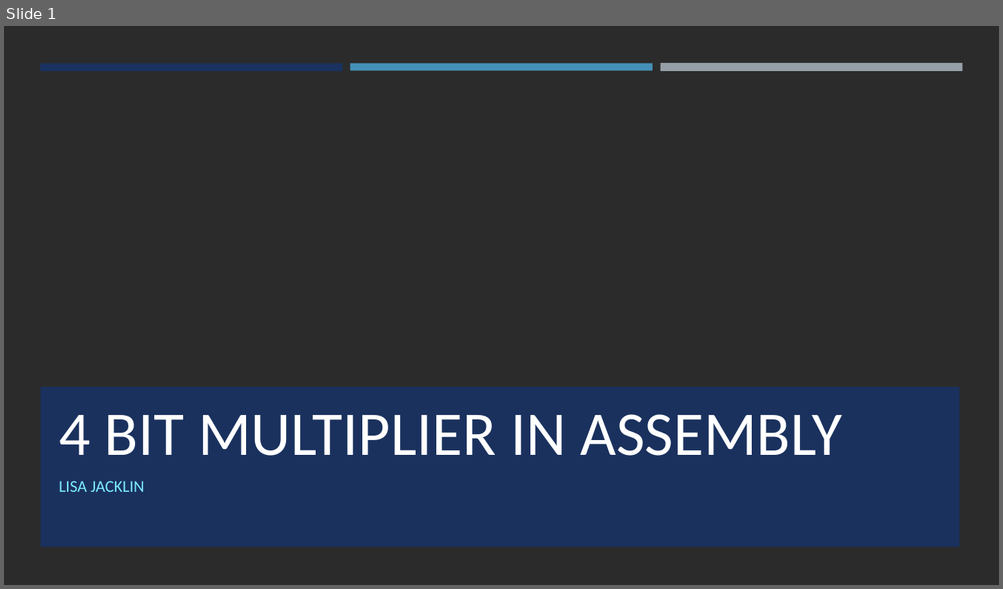
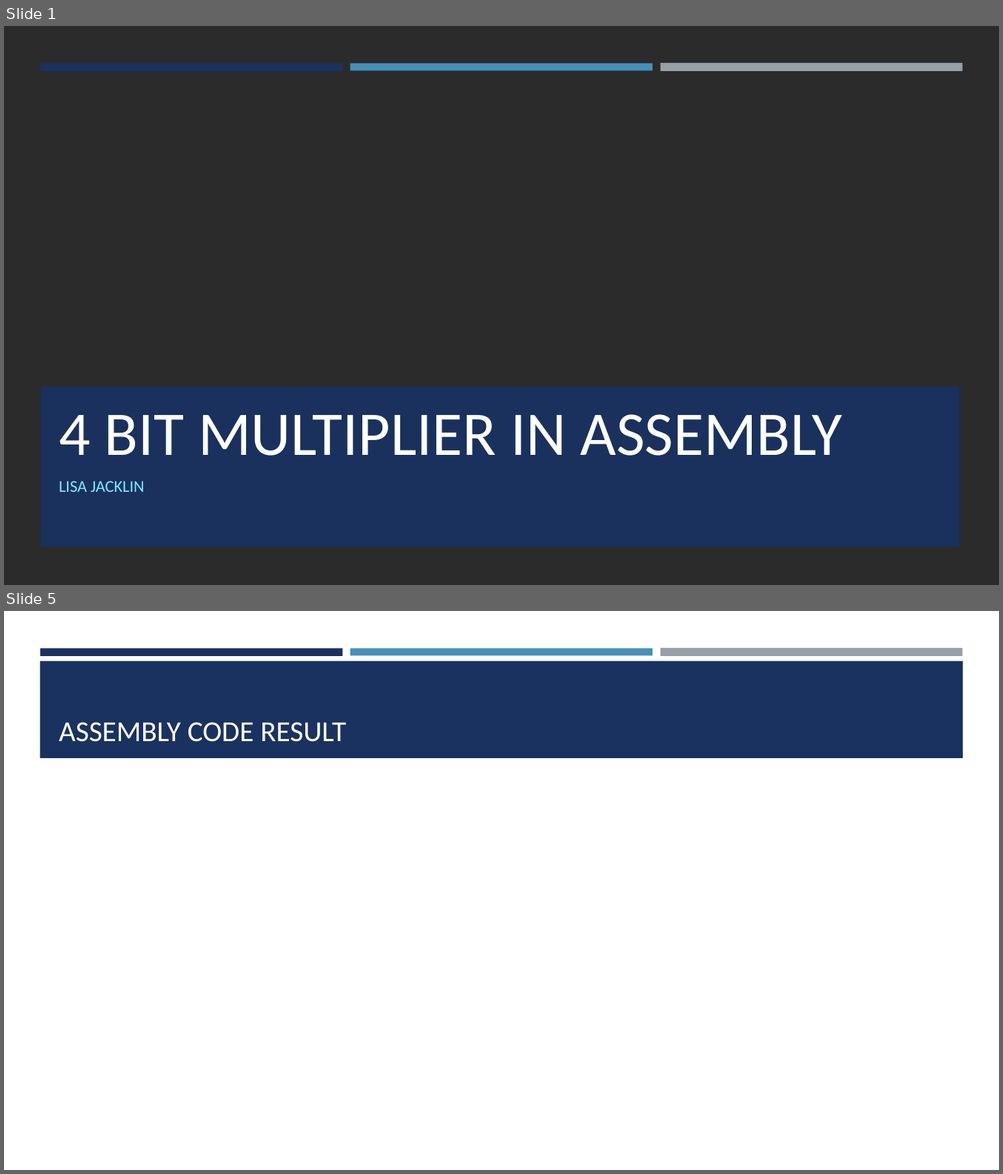
Before and after one commit to LisaJacklin/CS301_Project, a slide deck: CS301_ProjectPresentation.pptx. Shown one above the other, each under a label of ours: slide 1 before the commit, slides 1 and 5 after it; the slides between them are not shown. The pictures are 1003x589 and 1003x1174 pixels, drawn with LibreOffice and Linux fonts; fonts in the diff are those of the drawing; background and template pictures are left out; a plain dark background stands for a picture behind light text. Boxes give left, top, right and bottom in pixels: in the first picture for what was removed or moved away, otherwise in the second. Text is boxed around its words. In the diff, an @@ line names an element or a change of style, - is before the commit and + after.

```diff
--- a/CS301_ProjectPresentation.pptx
+++ b/CS301_ProjectPresentation.pptx
@@ slide 5 added at (x1=4, y1=611, x2=999, y2=1170), background #FFFFFF @@
@@ rectangle added at (x1=40, y1=648, x2=343, y2=655), fill #1A3260 @@
@@ rectangle added at (x1=350, y1=648, x2=652, y2=655), fill #4590B8 @@
@@ rectangle added at (x1=660, y1=648, x2=962, y2=657), fill #969FA7 @@
@@ rectangle added at (x1=40, y1=661, x2=963, y2=758), fill #1A3260 @@
@@ title added at (x1=59, y1=722, x2=346, y2=742), 28 pt, text #FFFFFF @@
+ASSEMBLY CODE RESULT
```
Also in this commit, not shown: 2 slides changed, 3 other slides added, 2 slides removed.
